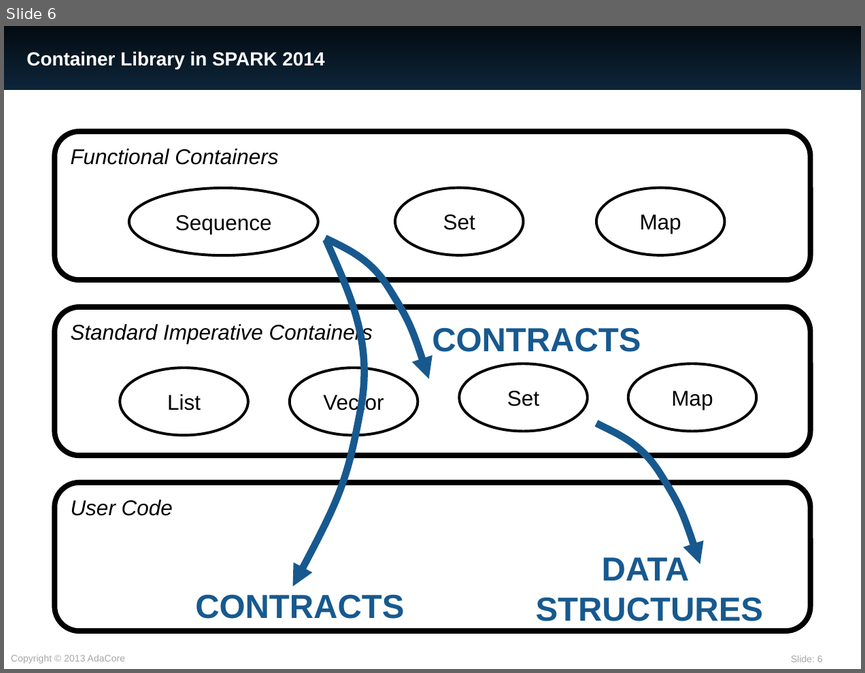
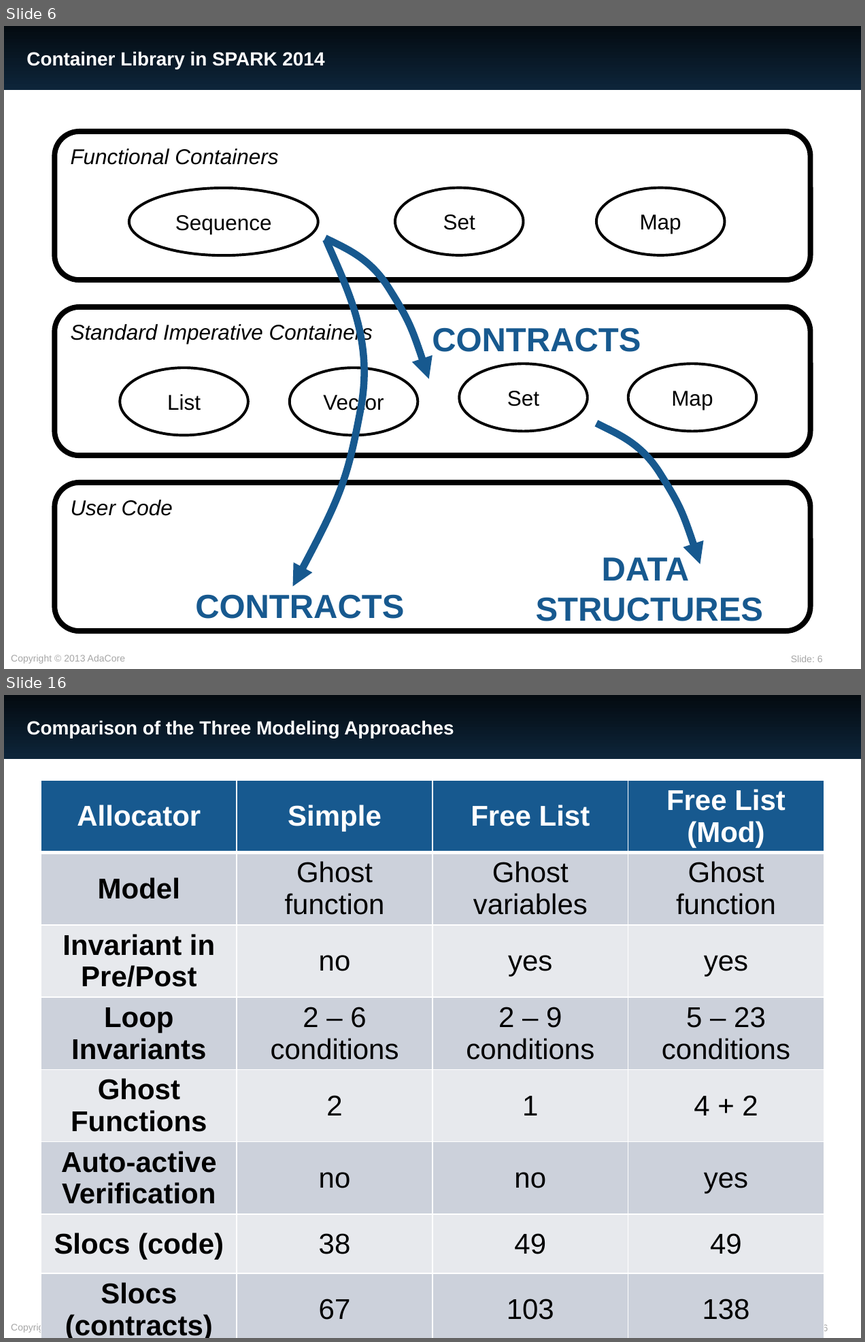
Before and after one commit to AdaCore/spark2014, a slide deck: slides/RSSRail_2016/SPARK.pptx. Shown one above the other, each under a label of ours: slide 6 before the commit, slides 6 and 16 after it; the slides between them are not shown. The pictures are 865x673 and 865x1342 pixels, drawn with LibreOffice and Linux fonts; fonts in the diff are those of the drawing. Boxes give left, top, right and bottom in pixels: in the first picture for what was removed or moved away, otherwise in the second. Text is boxed around its words. In the diff, an @@ line names an element or a change of style, - is before the commit and + after.

```diff
--- a/slides/RSSRail_2016/SPARK.pptx
+++ b/slides/RSSRail_2016/SPARK.pptx
@@ slide 16 added at (4, 695, 861, 1338), background #FFFFFF; not listed: 3 template elements that a slide beside it also shows @@
@@ title added at (26, 720, 453, 738), 16 pt, text #FFFFFF, bold @@
+Comparison of the Three Modeling Approaches
@@ table added at (41, 780, 822, 1338), 9 rows, 4 columns @@
+Allocator | Simple | Free List | Free List (Mod)
+Model | Ghost function | Ghost variables | Ghost function
+Invariant in Pre/Post | no | yes | yes
+Loop Invariants | 2 – 6 conditions | 2 – 9 conditions | 5 – 23 conditions
+Ghost Functions | 2 | 1 | 4 + 2
+Auto-active Verification | no | no | yes
+Slocs (code) | 38 | 49 | 49
+Slocs (contracts) | 67 | 103 | 138
+Slocs (total) | 119 | 167 | 261
```
Also in this commit, not shown: 3 slides changed, 10 other slides added.
